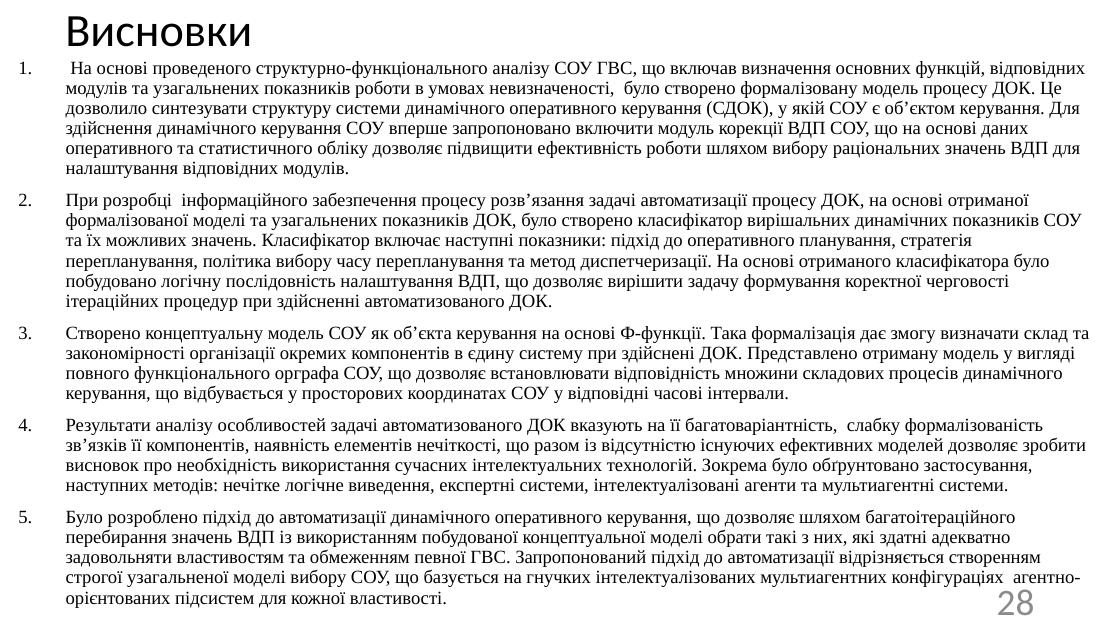
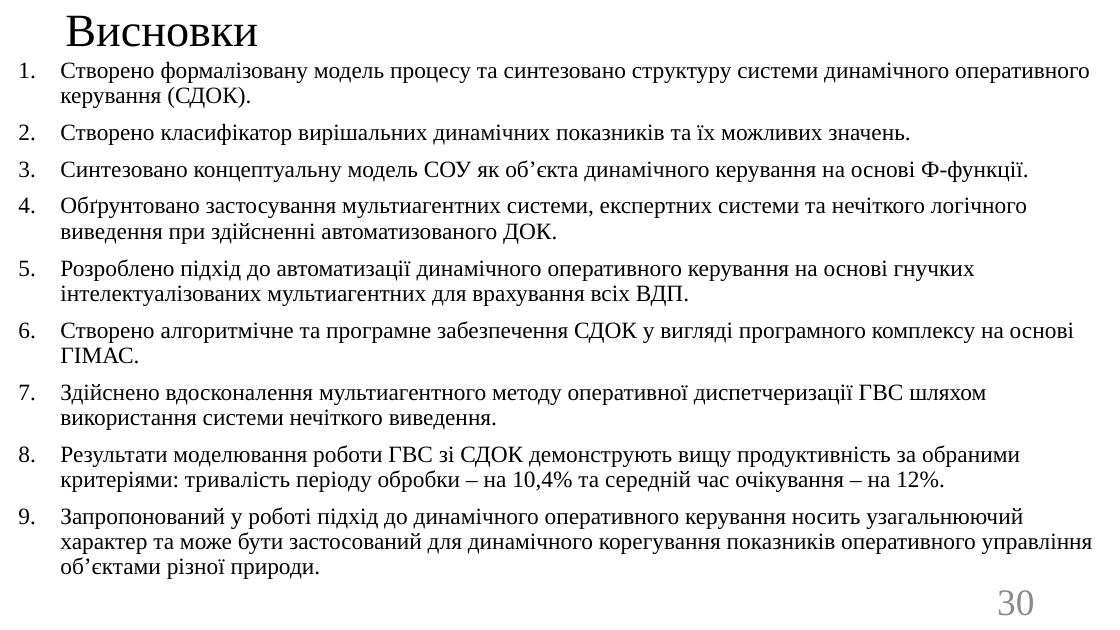
Before and after one commit to SPS-ik/diss, a slide deck: slide 30 of !pres.pptx (slide 28 before the commit). Drawn at 1120x630 pixels with LibreOffice and Linux fonts; fonts in the diff are those of the drawing. Boxes give left, top, right and bottom in pixels: in the first picture for what was removed or moved away, otherwise in the second. Text is boxed around its words. In the diff, an @@ line names an element or a change of style, - is before the commit and + after.

```diff
--- a/!pres.pptx
+++ b/!pres.pptx
@@ title "Висновки" at (65, 15, 258, 47): font Calibri to Times New Roman @@
@@ text at (60, 61, 1093, 579): text changed; size 16 to 20 pt @@
-1. На основі проведеного структурно-функціонального аналізу СОУ ГВС, що включав визначення основних функцій, відповідних модулів та узагальнених показників роботи в умовах невизначеності, було створено формалізовану модель процесу ДОК. Це дозволило синтезувати структуру системи динамічного оперативного керування (СДОК), у якій СОУ є об’єктом керування. Для здійснення динамічного керування СОУ вперше запропоновано включити модуль корекції ВДП СОУ, що на основі даних оперативного та статистичного обліку дозволяє підвищити ефективність роботи шляхом вибору раціональних значень ВДП для налаштування відповідних модулів.
-2. При розробці інформаційного забезпечення процесу розв’язання задачі автоматизації процесу ДОК, на основі отриманої формалізованої моделі та узагальнених показників ДОК, було створено класифікатор вирішальних динамічних показників СОУ та їх можливих значень. Класифікатор включає наступні показники: підхід до оперативного планування, стратегія перепланування, політика вибору часу перепланування та метод диспетчеризації. На основі отриманого класифікатора було побудовано логічну послідовність налаштування ВДП, що дозволяє вирішити задачу формування коректної черговості ітераційних процедур при здійсненні автоматизованого ДОК.
-3. Створено концептуальну модель СОУ як об’єкта керування на основі Ф-функції. Така формалізація дає змогу визначати склад та закономірності організації окремих компонентів в єдину систему при здійснені ДОК. Представлено отриману модель у вигляді повного функціонального орграфа СОУ, що дозволяє встановлювати відповідність множини складових процесів динамічного керування, що відбувається у просторових координатах СОУ у відповідні часові інтервали.
-4. Результати аналізу особливостей задачі автоматизованого ДОК вказують на її багатоваріантність, слабку формалізованість зв’язків її компонентів, наявність елементів нечіткості, що разом із відсутністю існуючих ефективних моделей дозволяє зробити висновок про необхідність використання сучасних інтелектуальних технологій. Зокрема було обґрунтовано застосування, наступних методів: нечітке логічне виведення, експертні системи, інтелектуалізовані агенти та мультиагентні системи.
-5. Було розроблено підхід до автоматизації динамічного оперативного керування, що дозволяє шляхом багатоітераційного перебирання значень ВДП із використанням побудованої концептуальної моделі обрати такі з них, які здатні адекватно задовольняти властивостям та обмеженням певної ГВС. Запропонований підхід до автоматизації відрізняється створенням строгої узагальненої моделі вибору СОУ, що базується на гнучких інтелектуалізованих мультиагентних конфігураціях агентно-орієнтованих підсистем для кожної властивості.
+1. Створено формалізовану модель процесу та синтезовано структуру системи динамічного оперативного керування (СДОК).
+2. Створено класифікатор вирішальних динамічних показників та їх можливих значень.
+3. Синтезовано концептуальну модель СОУ як об’єкта динамічного керування на основі Ф-функції.
+4. Обґрунтовано застосування мультиагентних системи, експертних системи та нечіткого логічного виведення при здійсненні автоматизованого ДОК.
+5. Розроблено підхід до автоматизації динамічного оперативного керування на основі гнучких інтелектуалізованих мультиагентних для врахування всіх ВДП.
+6. Створено алгоритмічне та програмне забезпечення СДОК у вигляді програмного комплексу на основі ГІМАС.
+7. Здійснено вдосконалення мультиагентного методу оперативної диспетчеризації ГВС шляхом використання системи нечіткого виведення.
+8. Результати моделювання роботи ГВС зі СДОК демонструють вищу продуктивність за обраними критеріями: тривалість періоду обробки – на 10,4% та середній час очікування – на 12%.
+9. Запропонований у роботі підхід до динамічного оперативного керування носить узагальнюючий характер та може бути застосований для динамічного корегування показників оперативного управління об’єктами різної природи.
@@ page number at (997, 590, 1034, 616): text changed; font Calibri to Times New Roman @@
-28
+30
```
Also in this commit, not shown: 11 other slides changed, 2 slides added, 2 slides removed, 5 other files.
